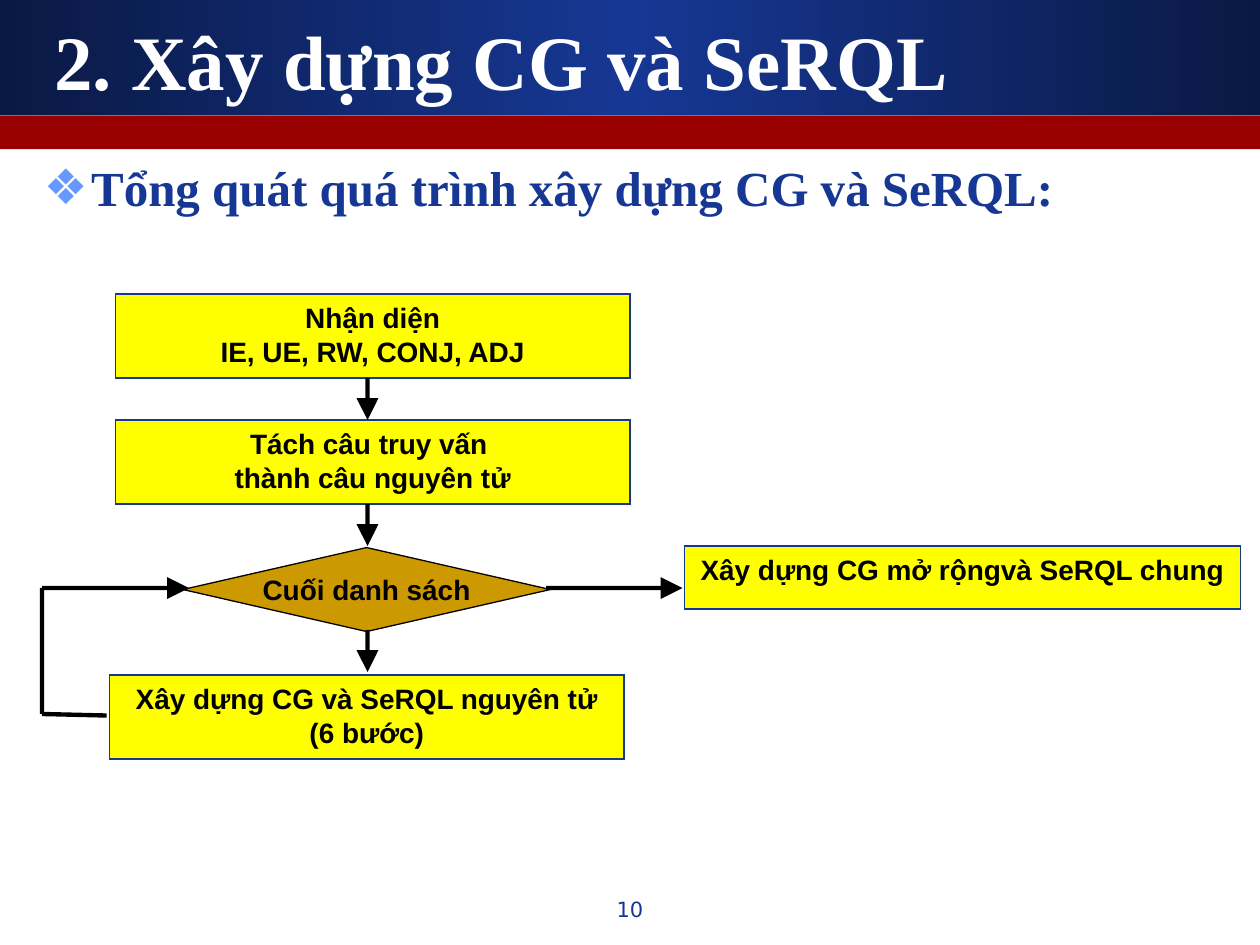
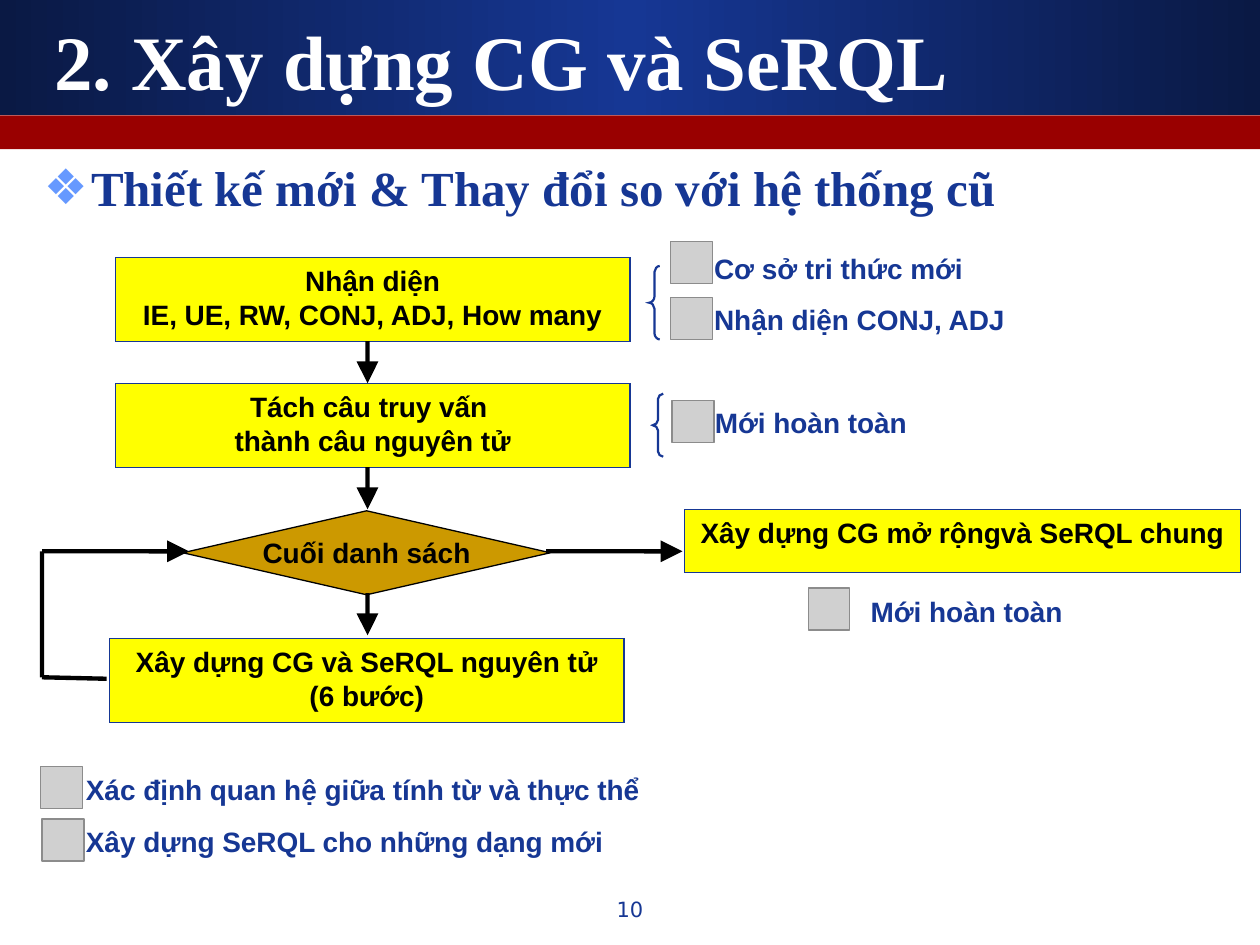
Before and after one commit to leaderwing/kt-kimres, a slide deck: slide 10 of note/[Thesis] Presentation.ppt. Drawn at 1260x945 pixels with LibreOffice and Linux fonts; fonts in the diff are those of the drawing; grey boxes stand for pictures. Boxes give left, top, right and bottom in pixels: in the first picture for what was removed or moved away, otherwise in the second. Text is boxed around its words. In the diff, an @@ line names an element or a change of style, - is before the commit and + after.

```diff
--- a/note/[Thesis] Presentation.ppt
+++ b/note/[Thesis] Presentation.ppt
@@ text at <box>91,170,995,216</box>: text changed @@
-❖ Tổng quát quá trình xây dựng CG và SeRQL:
+❖ Thiết kế mới & Thay đổi so với hệ thống cũ
@@ freeform shape added at <box>649,266,659,339</box>, outline #163794 1.25 pt @@
@@ picture added at <box>670,242,712,284</box> @@
@@ text added at <box>714,258,1005,335</box>, 16 pt, text #163794, bold @@
+Cơ sở tri thức mới
+Nhận diện CONJ, ADJ
@@ picture added at <box>670,297,712,339</box> @@
@@ text in rectangle at <box>143,305,602,330</box>: text changed @@
-IE, UE, RW, CONJ, ADJ
+IE, UE, RW, CONJ, ADJ, How many
@@ freeform shape added at <box>653,394,663,457</box>, outline #163794 1.25 pt @@
@@ picture added at <box>672,401,713,442</box> @@
@@ text added at <box>715,412,907,434</box>, 16 pt, text #163794, bold @@
+Mới hoàn toàn
@@ diamond "Cuối danh sách": place and size @@
-diamond "Cuối danh sách" at <box>183,548,551,633</box>
+diamond "Cuối danh sách" at <box>183,510,551,595</box>
@@ picture added at <box>809,588,850,630</box> @@
@@ text added at <box>871,601,1063,623</box>, 16 pt, text #163794, bold @@
+Mới hoàn toàn
@@ 5 arrows, 4 rectangles, 2 lines: place and size @@
-5 arrows, 4 rectangles, 2 lines at <box>42,294,1241,760</box>
+5 arrows, 4 rectangles, 2 lines at <box>42,257,1241,723</box>
@@ picture added at <box>40,766,82,808</box> @@
@@ text added at <box>86,779,639,857</box>, 16 pt, text #163794, bold @@
+Xác định quan hệ giữa tính từ và thực thể
+Xây dựng SeRQL cho những dạng mới
@@ picture added at <box>42,819,83,861</box> @@
```
Also in this commit, not shown: 7 other slides changed, 1 slide added.
